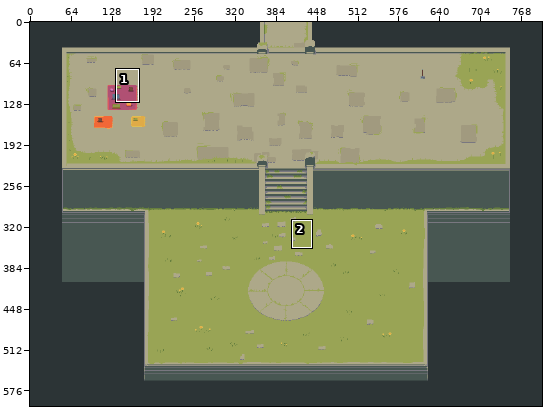
A pixel-art file gets an edit: core/assets/maps/spawn/spawn.aseprite. The first picture is a wide view before the edit; the outline marks the close-up.
Close-up. First the earlier version:
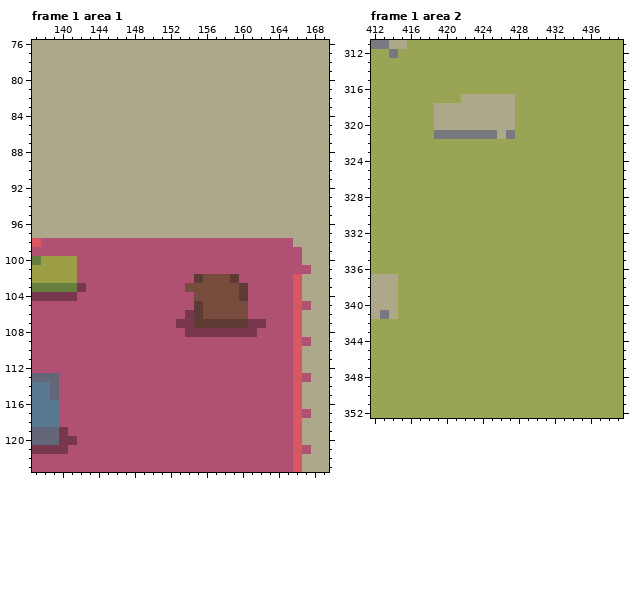
800x600 pixels, 3 frames. Colours within 5 levels of each other are drawn and written as one. Shown: frame 1 area 1: x 137..169, y 76..123; frame 1 area 2: x 412..439, y 311..352. The commit also changed other frames or places, which this record leaves out.
The result:
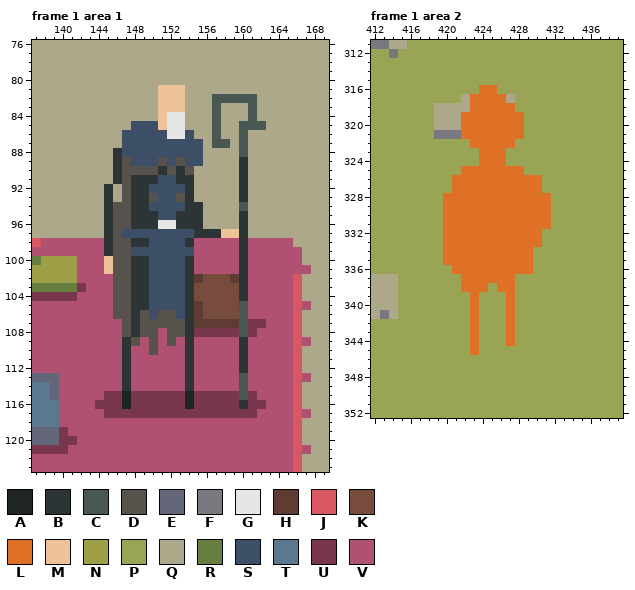
Palette (. is transparent): A #1f2425  B #2c3436  C #485752  D #58524c  E #636679  F #797780  G #e6e6e6  H #5e3b33  J #d95763  K #774c3c  L #df7126  M #eec39a  N #9c9f46  P #99a455  Q #ada889  R #667f3e  S #3d4f67  T #5a788f  U #78374e  V #b05073
Commit: Add Npc Bubble Entity
Changes in this commit:
layer "npc/player" now shown
layer "npc/elder" now shown
Changed rows in their new state; - is an unchanged pixel.
Frame 1 area 1, layer "npc/elder":
first column x 144:
 81 -------MMM---------
 82 -------MMM---CCCCC-
 83 -------MMM---C---C-
 84 -------MGG---C---C-
 85 ----SSSMGG---C--CCC
 86 ---SSSSSGGS--C--C--
 87 ---SSSSSSSSS-CC-C--
 88 --BSSSSSSSSS----C--
 89 --BDSSSDSDSS----B--
 90 --BDDDDBDBD-----B--
 91 --BDBBBSSBB-----B--
 92 -B-DBBSSSSB-----B--
 93 -B-DBBDSSDB-----B--
 94 -BDDBBSSSSBB----C--
 95 -BDDBBBSSBBB----B--
 96 -BDDBBBGGBBB----B--
 97 -BDSSSSSSSSBBBMMB--
 98 -BDDBBSSSSB-----B--
 99 -BDDSSSSSSS-----B--
100 -MDDBBSSSSB-----B--
101 -MDDBBSSSSB-----B--
102 --DDBBSSSSB-----B--
103 --DDBBSSSSB-----B--
104 --DDBBSSSSB-----B--
105 --DDBBSSSSB-----C--
106 --DDBDSDDSB-----C--
107 ---DBDDDDDB-----C--
108 ---DBDD-DDB-----C--
109 ---BD-D-D-B-----B--
110 ---B--D---B-----B--
111 ---B------B-----B--
112 ---B------B-----B--
113 ---B------B-----C--
114 ---B------B-----C--
115 -UUAUUUUUUAUUUUUCU-
116 UUUAUUUUUUAUUUUUBUU
117 -UUUUUUUUUUUUUUUUU-
Frame 1 area 2, layer "npc/player":
first column x 420:
316 ----LL------
317 ---LLLL-----
318 ---LLLLL----
319 --LLLLLLL---
320 --LLLLLLL---
321 --LLLLLLL---
322 ---LLLLL----
323 ----LLL-----
324 ----LLL-----
325 --LLLLLLL---
326 -LLLLLLLLLL-
327 -LLLLLLLLLL-
328 LLLLLLLLLLLL
329 LLLLLLLLLLLL
330 LLLLLLLLLLLL
331 LLLLLLLLLLLL
332 LLLLLLLLLLL-
333 LLLLLLLLLLL-
334 LLLLLLLLLL--
335 LLLLLLLLLL--
336 -LLLLLLLLL--
337 --LLLLLL----
338 --LLL-LL----
339 ---L---L----
340 ---L---L----
341 ---L---L----
342 ---L---L----
343 ---L---L----
344 ---L---L----
345 ---L--------
